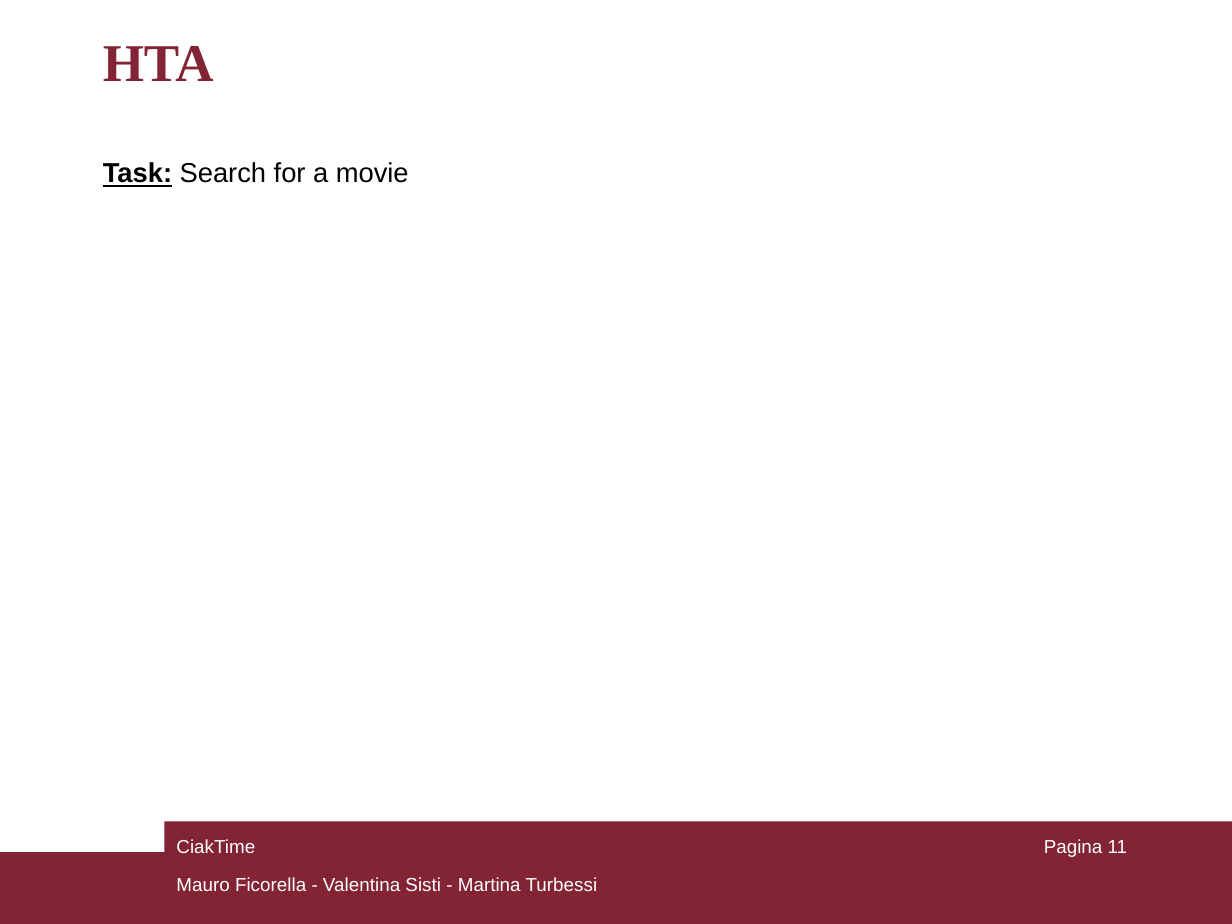
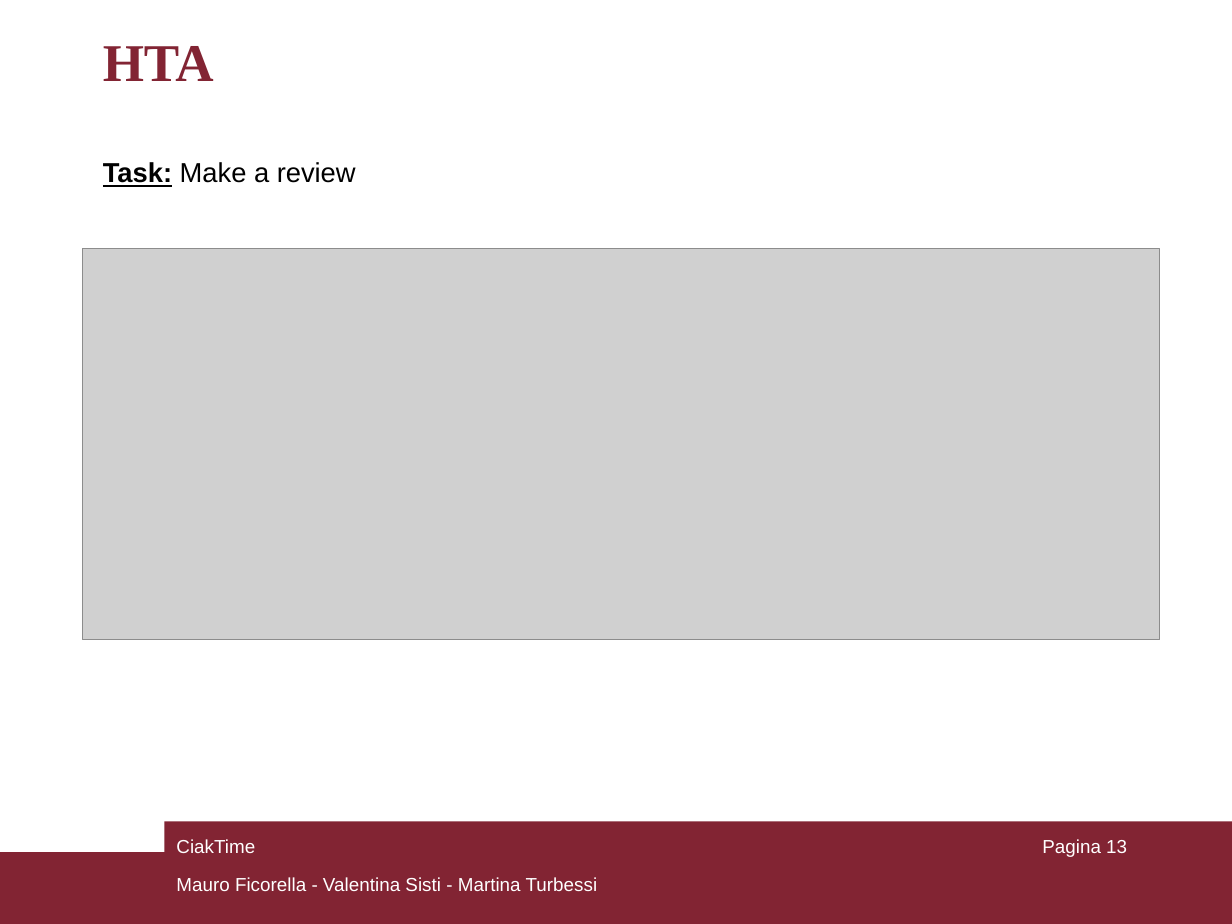
Before and after one commit to mauroficorella/Human-Computer-Interaction, a slide deck: slide 13 of Documentazione/CiakTime_HCI.ppt (slide 11 before the commit). Drawn at 1232x924 pixels with LibreOffice and Linux fonts; fonts in the diff are those of the drawing; grey boxes stand for pictures. Boxes give left, top, right and bottom in pixels: in the first picture for what was removed or moved away, otherwise in the second. Text is boxed around its words. In the diff, an @@ line names an element or a change of style, - is before the commit and + after.

```diff
--- a/Documentazione/CiakTime_HCI.ppt
+++ b/Documentazione/CiakTime_HCI.ppt
@@ text at [103, 162, 356, 187]: text changed @@
-Task: Search for a movie
+Task: Make a review
@@ picture added at [83, 249, 1159, 641] @@
@@ page number at [1042, 839, 1127, 857]: text changed @@
-Pagina 11
+Pagina 13
```
Also in this commit, not shown: 1 other slide changed, 2 slides added, 6 other files.
